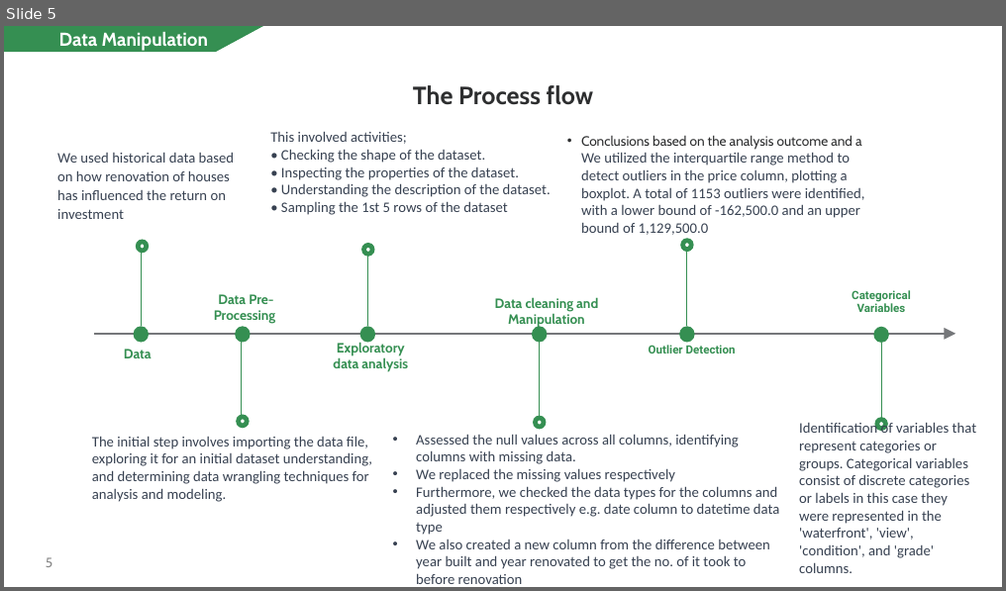
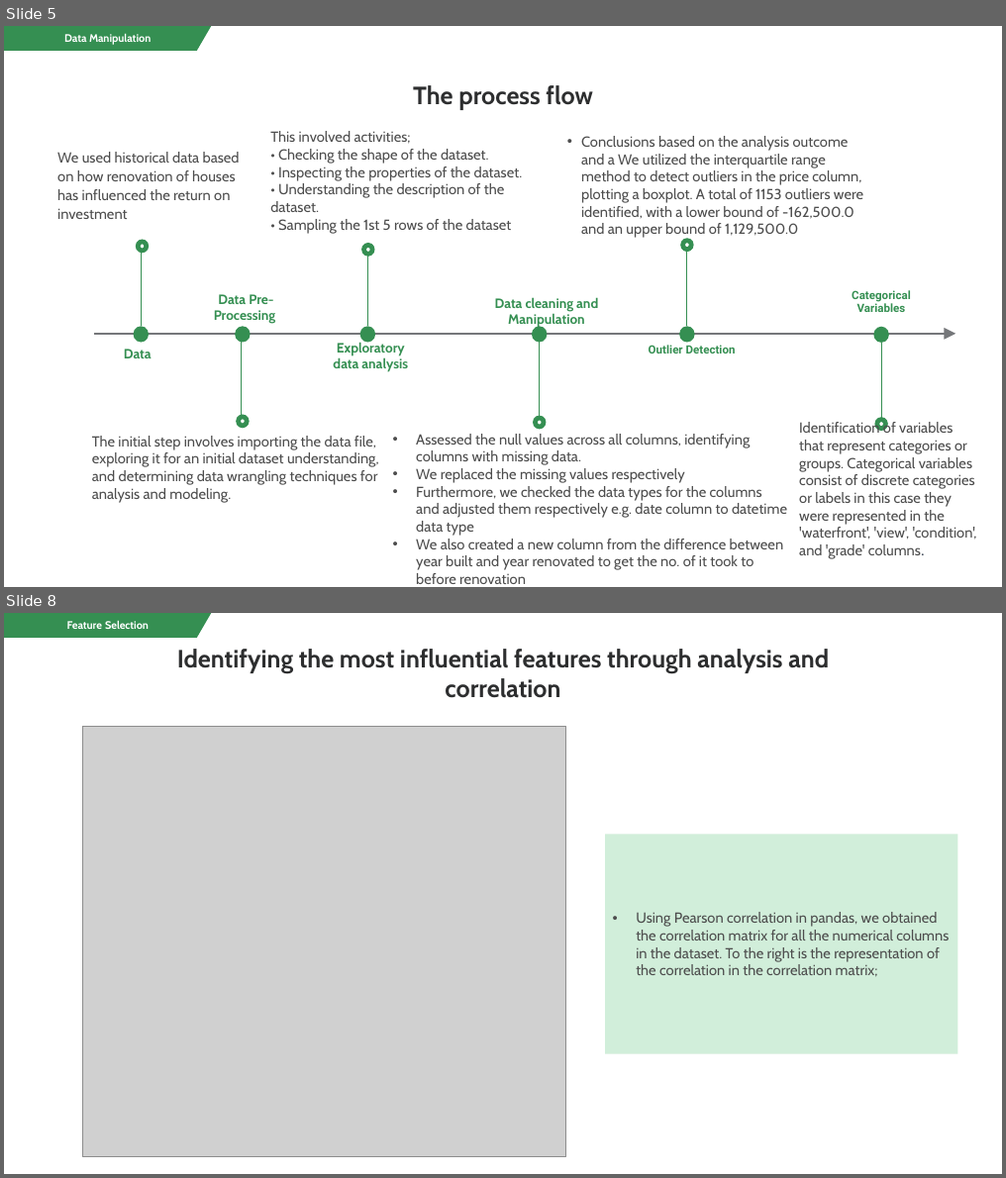
Before and after one commit to CarolineNjorog3/Transforming-homes-elevating-values, a slide deck: Non_Technical Presentation.pptx. Shown one above the other, each under a label of ours: slide 5 before the commit, slides 5 and 8 after it; the slides between them are not shown. The pictures are 1006x591 and 1006x1178 pixels, drawn with LibreOffice and Linux fonts; fonts in the diff are those of the drawing; grey boxes stand for pictures. Boxes give left, top, right and bottom in pixels: in the first picture for what was removed or moved away, otherwise in the second. Text is boxed around its words. In the diff, an @@ line names an element or a change of style, - is before the commit and + after.

```diff
--- a/Non_Technical Presentation.pptx
+++ b/Non_Technical Presentation.pptx
@@ slide 8 added at bbox=[4, 613, 1002, 1174], background #FFFFFF at 24% opacity @@
@@ freeform shape added at bbox=[4, 613, 211, 638], fill #358F52, 10.5 pt, text #FFFFFF, bold @@
+Feature Selection
@@ text added at bbox=[177, 649, 829, 698], 24 pt, text #2D2E2F, bold @@
+Identifying the most influential features through analysis and correlation
@@ picture added at bbox=[82, 727, 565, 1157] @@
@@ rectangle added at bbox=[605, 834, 957, 1054], fill #D1EEDA, 14 pt, text #4D4D4D @@
+• Using Pearson correlation in pandas, we obtained the correlation matrix for all the numerical columns in the dataset. To the right is the representation of the correlation in the correlation matrix;
@@ slide 5 changed as well @@
@@ freeform shape "Data Manipulation": place and size @@
-freeform shape "Data Manipulation" at bbox=[4, 26, 263, 52]
+freeform shape "Data Manipulation" at bbox=[4, 26, 211, 51]
@@ freeform shape "Data Manipulation" at bbox=[4, 26, 211, 51]: size 18 to 10.5 pt @@
@@ text at bbox=[413, 85, 592, 110]: text changed @@
-The Process flow
+The process flow
@@ text "Conclusions based on the analysis ..." at bbox=[581, 136, 863, 239]: size 13 to 14 pt, text colour #2D2E2F to #4D4D4D in "Conclusions based on the analysis outcome and ..."; font Calibri to Cabin, text colour #374151 to #4D4D4D in "We utilized the interquartile range method to ..." @@
@@ font Calibri to Cabin, text colour #374151 to #4D4D4D in 5 elements at bbox=[270, 131, 523, 234], bbox=[416, 434, 787, 584], bbox=[57, 152, 240, 219], bbox=[799, 421, 977, 560], bbox=[92, 436, 379, 503] @@
@@ page number removed at bbox=[46, 558, 53, 568] @@
-5
```
Also in this commit, not shown: 5 other slides changed, 7 other slides added, 7 slides removed, 1 other file.
